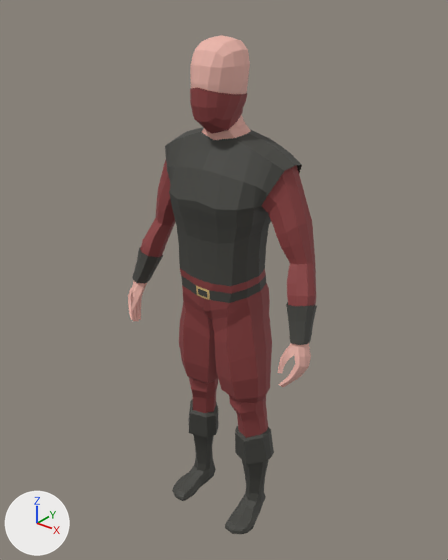
One commit to the FBX model Assets/Character/Player.fbx: the scene before it, then after it.
Camera for both pictures: a camera (50 mm lens) standing at (1.269, -1.579, 2.025) and looking at (-0.021, 0.033, 1.026). Every picture has the same lights, and +X, +Y and +Z are marked at lower left.

The older version as bpy lines, for what is in view:
```python
me_body_mesh_001 = bpy.data.meshes.new('Body_Mesh.001')
me_body_mesh_001.from_pydata(...)  # 1053 vertices, 1052 faces; spans x -0.41..0.41, y -0.14..0.14, z 0.0..1.87
me_body_mesh_001.materials.append(mat_body)  # pink #ecb5a9
me_light_armor_mesh_001 = bpy.data.meshes.new('Light_Armor_Mesh.001')
me_light_armor_mesh_001.from_pydata(...)  # 928 vertices, 890 faces; spans x -0.4..0.4, y -0.14..0.15, z 0.0..1.73
# faces by material slot: [414, 470, 6]
me_light_armor_mesh_001.materials.append(mat_team_red)  # brown #8d4040
me_light_armor_mesh_001.materials.append(mat_light_armor_1)  # black #42423d
me_light_armor_mesh_001.materials.append(mat_belt)  # brown #ceb074
ob_body = bpy.data.objects.new('Body', me_body_mesh_001)
ob_body.location = (0.0, 0.0, 0.0)
ob_light_armor = bpy.data.objects.new('Light_Armor', me_light_armor_mesh_001)
ob_light_armor.location = (0.0, 0.0, 0.0)
```
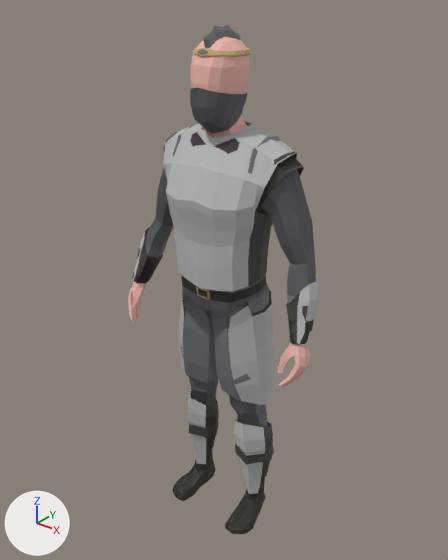
Changed parts and their boxes [x1, y1, x2, y2] in the pictures (448 x 560 px; the box of a moved part takes in the faces that stretch with it):
'Light_Armor', reshaped: before [132, 87, 317, 534]; after [132, 48, 298, 463]
'Heavy_Armor', added: after [132, 25, 320, 501]
    faces in mat_silver_steel (grey #b9b9b9): [132, 124, 320, 494]
    faces in mat_light_armor_1 (black #42423d): [134, 146, 304, 501]
    faces in mat_team_neutral (grey #747377): [144, 25, 296, 427]
'Medium_Armor', added: after [137, 88, 316, 534]
    faces in mat_team_neutral (grey #747377): [148, 88, 316, 427]
    faces in mat_light_armor_1 (black #42423d): [137, 155, 314, 534]
part 1 of me_light_armor_mesh_001, added: after [193, 48, 251, 57]
part 2 of me_light_armor_mesh_001, moved or reshaped: before [137, 247, 317, 403]; after [143, 246, 298, 306]
part 3 of me_light_armor_mesh_001, moved or reshaped: before [189, 399, 274, 465]; after [205, 411, 272, 463]
part 4 of me_light_armor_mesh_001, moved or reshaped: before [165, 128, 290, 210]; after [166, 124, 297, 174]
part 5 of me_light_armor_mesh_001, recoloured (brown): before [247, 283, 270, 434]
part 6 of me_light_armor_mesh_001, recoloured (brown): before [140, 87, 316, 438]
part 7 of me_light_armor_mesh_001, recoloured: before [132, 138, 314, 534]; after [132, 265, 213, 450]

The change, as a diff of the scene's bpy script:
```diff
--- a/Assets/Character/Player.fbx.py
+++ b/Assets/Character/Player.fbx.py
@@ mat_team_neutral @@
+mat_team_neutral = principled_material('Team Neutral')
+mat_team_neutral.base_color = (0.174, 0.173, 0.184)  # grey #747377
+mat_team_neutral.roughness = 0.69
@@ mat_velvet_purple @@
+mat_velvet_purple = principled_material('Velvet Purple')
+mat_velvet_purple.base_color = (0.047, 0.0261, 0.0381)  # dark purple #3d2d37
+mat_velvet_purple.roughness = 0.69
@@ mat_silver_steel @@
+mat_silver_steel = principled_material('Silver Steel')
+mat_silver_steel.base_color = (0.487, 0.487, 0.487)  # grey #b9b9b9
+mat_silver_steel.roughness = 0.69
@@ me_light_armor_mesh_001 @@
 # used by ob_light_armor; location = (0.0, 0.0, 0.0)
-me_light_armor_mesh_001.from_pydata(...)  # 928 vertices, 890 faces; spans x -0.4..0.4, y -0.14..0.15, z 0.0..1.73
+me_light_armor_mesh_001.from_pydata(...)  # 1042 vertices, 990 faces; spans x -0.4..0.4, y -0.14..0.15, z 0.0..1.84
+# me_light_armor_mesh_001 part 1: a new loose piece of 78 vertices spanning x -0.09..0.09, y -0.1..0.09, z 1.81..1.84
+# me_light_armor_mesh_001 part 2: 62 vertices moved from x -0.38..0.38, y -0.11..0.11, z 0.61..1.08 to x -0.38..0.38, y -0.1..0.09, z 0.61..1.1
+# me_light_armor_mesh_001 part 3: 20 vertices moved from x -0.19..0.19, y -0.02..0.12, z 0.29..0.41 to x -0.19..0.19, y -0.02..0.11, z 0.26..0.41; 10 vertices removed from x -0.21..0.21, y -0.04..0.08, z 0.29..0.3; 26 vertices added at x -0.2..0.2, y -0.04..0.11, z 0.26..0.37
+# me_light_armor_mesh_001 part 4: 12 vertices moved from x -0.19..0.19, y -0.09..0.13, z 1.42..1.58 to x -0.24..0.24, y -0.1..0.14, z 1.42..1.59; 12 vertices removed from x -0.2..0.2, y -0.06..0.13, z 1.44..1.56; 32 vertices added at x -0.23..0.23, y -0.07..0.14, z 1.43..1.58
+# me_light_armor_mesh_001 part 5: 42 faces spanning x -0.19..0.19, y -0.04..0.08, z 0.4..1.05 switch from mat_team_red (brown #8d4040) to mat_light_armor_1 (black #42423d)
+# me_light_armor_mesh_001 part 6: 372 faces spanning x -0.39..0.39, y -0.12..0.13, z 0.39..1.73 switch from mat_team_red (brown #8d4040) to mat_team_neutral (grey #747377)
+# me_light_armor_mesh_001 part 7: 278 faces spanning x -0.4..0.4, y -0.14..0.15, z 0.01..1.58 switch from mat_light_armor_1 (black #42423d) to mat_velvet_purple (dark purple #3d2d37)
 me_light_armor_mesh_001.materials.append(mat_belt)
@@ me_heavy_armor_mesh_001 @@
+me_heavy_armor_mesh_001.from_pydata(...)  # 1131 vertices, 1090 faces; spans x -0.4..0.4, y -0.15..0.16, z 0.0..1.9
+# faces by material slot: [422, 434, 6, 228]
+me_heavy_armor_mesh_001.materials.append(mat_team_neutral)  # grey #747377
+me_heavy_armor_mesh_001.materials.append(mat_light_armor_1)  # black #42423d
+me_heavy_armor_mesh_001.materials.append(mat_belt)  # brown #ceb074
+me_heavy_armor_mesh_001.materials.append(mat_silver_steel)  # grey #b9b9b9
@@ me_medium_armor_mesh__001 @@
+me_medium_armor_mesh__001.from_pydata(...)  # 928 vertices, 890 faces; spans x -0.4..0.4, y -0.14..0.15, z 0.0..1.73
+# faces by material slot: [414, 470, 6]
+me_medium_armor_mesh__001.materials.append(mat_team_neutral)  # grey #747377
+me_medium_armor_mesh__001.materials.append(mat_light_armor_1)  # black #42423d
+me_medium_armor_mesh__001.materials.append(mat_belt)  # brown #ceb074
@@ ob_heavy_armor @@
+ob_heavy_armor = bpy.data.objects.new('Heavy_Armor', me_heavy_armor_mesh_001)
+ob_heavy_armor.location = (0.0, 0.0, 0.0)
@@ ob_medium_armor @@
+ob_medium_armor = bpy.data.objects.new('Medium_Armor', me_medium_armor_mesh__001)
+ob_medium_armor.location = (0.0, 0.0, 0.0)
```
